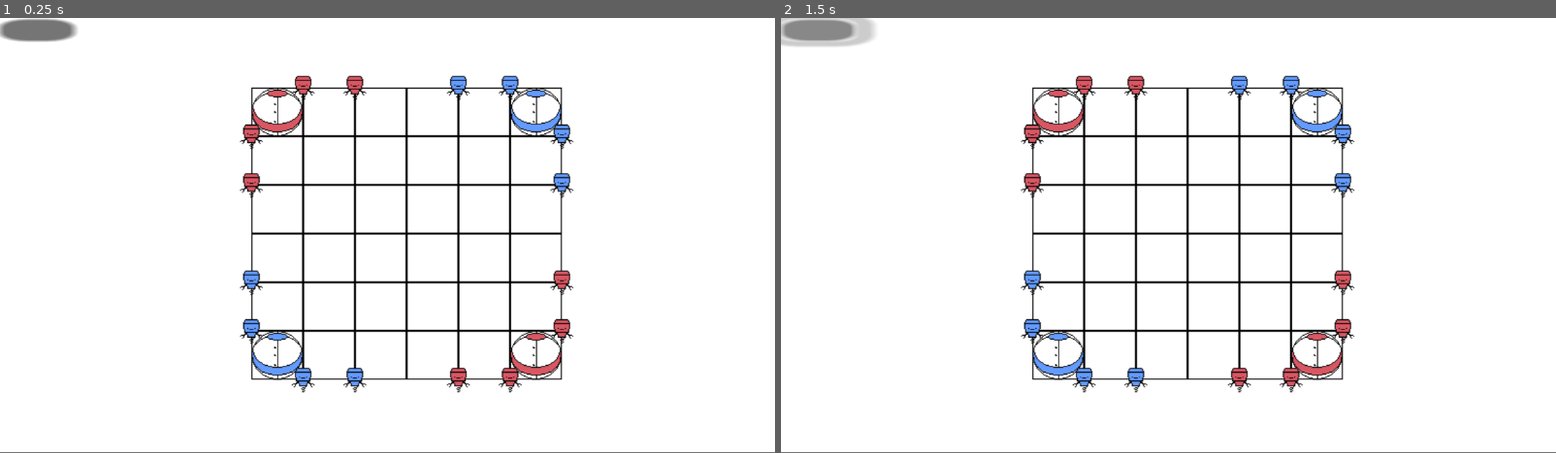
Above: before the commit, frames 1-2 (left to right).
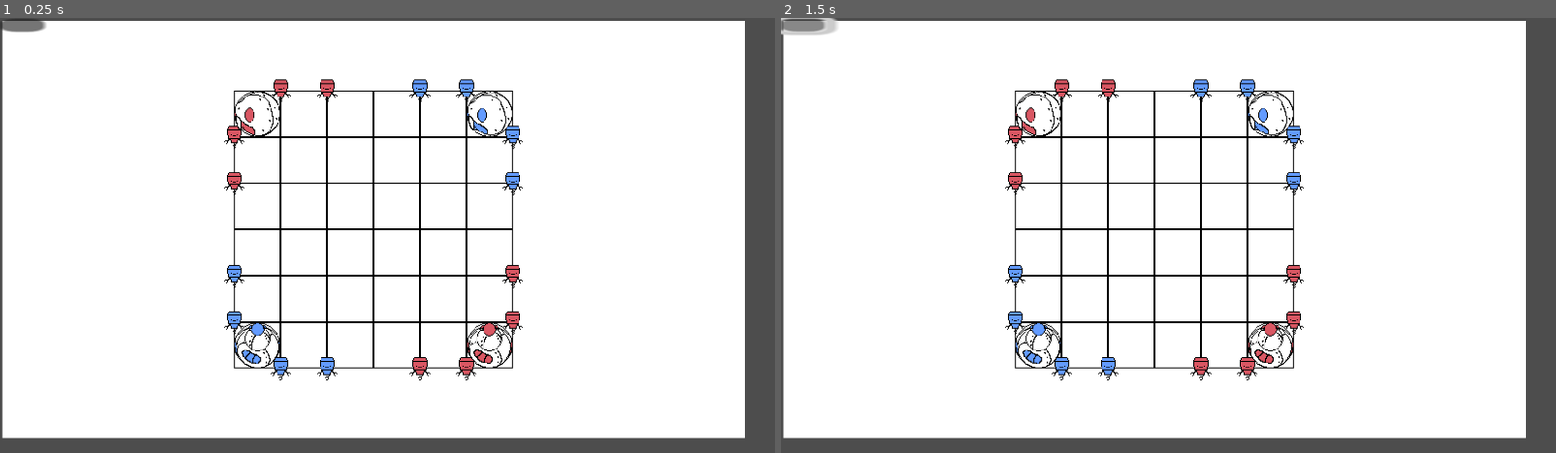
Above: after the commit, the same moments.

Repository: Kumm-feldt/capstone-project
Game: Godot game, scene res://scenes/main/Main.tscn
Two runs of this game, one before a commit and one after it. Both use one fixed random seed, a clock stepped at 60 frames per second and the inputs below.
Inputs (mouse positions are in pixels of both pictures, inside the frame that each line leads up to; where the layout moved, square brackets give the same spot in the first picture):
- Up to frame 1 (0.25 s): no input
- Up to frame 2 (1.5 s): tap Enter at 0.5 s; move the mouse to (1339, 213) at 0.52 s; click (1339, 213) at 0.67 s; click (804, 26) [819, 31] at 1.25 s

The runs differ from the first frame. In frame 1, 18% of the frame differs, in the area x 0-100%, y 0-100%; in frame 2, 18%.

Commit message:
playable version

Diff:
--- a/new-game-project/autoload/GameState.gd
+++ b/new-game-project/autoload/GameState.gd
@@ -60,7 +60,7 @@
 	var to_col = to_c.unicode_at(0) - "a".unicode_at(0)
 
 	var current_pin_to_move = PINS[from_row][from_col]
-
+	print(coordinates)
 	# Validate move
 	if not is_valid_move(from_row, from_col, to_row, to_col, player):
 		print("Invalid move!")
@@ -104,13 +104,14 @@
 			Vector2i(to_col, to_row),
 			player)
 	# Notify GUI of state change
-	emit_signal("board_updated", PINS, COINS)
+	emit_signal("board_updated")
 
 	# Check win condition
 	if check_win_condition():
 		emit_signal("game_over", get_winner())
 		game_active = false
 
+	switch_player()
 	return true
 
 func handle_coin_placement(to_row, to_col, from_row, from_col, player):
@@ -147,6 +148,21 @@
 	PINS[to_row][to_col] = pin
 	PINS[from_row][from_col] = '.'
 
+
+func is_valid_selection(row,col, player):
+	"""Validate if the current selection is legal"""
+	# Bounds check
+	if row < 0 or row >= 7 or col < 0 or col >= 7:
+		print("out of bounds")
+		return false
+	# Check if selection is players pin
+	print("PLAYER: ", PINS[row][col], "Player arg: ", player)
+	if PINS[row][col] != player:
+		print("not a valid since it is not current player")
+		return false
+	return true
+
+
 func is_valid_move(from_row: int, from_col: int, to_row: int, to_col: int, player: String) -> bool:
 	"""Validate if a move is legal"""
 	# Bounds check
@@ -154,7 +170,6 @@
 		return false
 	if to_row < 0 or to_row >= 7 or to_col < 0 or to_col >= 7:
 		return false
-
 	# Check if moving your own pin
 	if PINS[from_row][from_col] != player:
 		return false
@@ -176,7 +191,6 @@
 		var mid_col = from_col + sign(to_col - from_col)
 		var opponent = "x" if player == "o" else "o"
 		return PINS[mid_row][mid_col] == opponent
-
 	return false
 
 func switch_player():
--- a/new-game-project/project.godot
+++ b/new-game-project/project.godot
@@ -18,3 +18,12 @@
 [autoload]
 
 GameState="*res://autoload/GameState.gd"
+
+[display]
+
+window/size/viewport_width=1920
+window/size/viewport_height=1080
+
+[rendering]
+
+textures/canvas_textures/default_texture_filter=0
--- a/new-game-project/scenes/board/Board.gd
+++ b/new-game-project/scenes/board/Board.gd
@@ -3,13 +3,12 @@
 extends Node2D
 
 # ============================================
-# CONFIGURATION - CALIBRATE THESE VALUES
-# ============================================
-# Measure these from your board.png using an image editor
-
-# Board image dimensions (your board.png size)
-const BOARD_WIDTH = 800  # UPDATE THIS
-const BOARD_HEIGHT = 450  # UPDATE THIS
+# CONFIGURATION
+# ============================================
+
+# Board image dimensions
+const BOARD_WIDTH = 800
+const BOARD_HEIGHT = 450
 
 # Octagon (coin space) measurements
 const FIRST_OCTAGON_X = 275  # X pixel position of COINS[0][0] center
@@ -57,13 +56,13 @@
 	"""Configure the background board image"""
 	board_sprite.texture = preload("res://sprites/board/board.png")
 	board_sprite.centered = true
-	#board_sprite.position = Vector2(960, 540)  # Center of 1920x1080
+	#board_sprite.position = Vector2(0, 0)  # Center of 1920x1080
 
 func connect_signals():
 	"""Connect to GameState signals"""
-	#GameState.connect("board_updated", _on_board_updated)
+	GameState.connect("board_updated", _on_board_updated)
 	#GameState.connect("pin_moved", _on_pin_moved)
-	#GameState.connect("pin_jumped", _on_pin_jumped)
+	GameState.connect("pin_jumped", _on_pin_jumped)
 	#GameState.connect("coin_placed", _on_coin_placed)
 	#GameState.connect("coin_flipped", _on_coin_flipped)
 
@@ -140,9 +139,8 @@
 
 func screen_to_pin_array(screen_pos: Vector2) -> Vector2i:
 	"""Convert mouse click to PINS array indices"""
-	var board_top_left = board_sprite.position - Vector2(BOARD_WIDTH / 2, BOARD_HEIGHT / 2)
+	var board_top_left = board_sprite.position - Vector2(BOARD_WIDTH/2, BOARD_HEIGHT/2)
 	var relative = screen_pos - board_top_left
-
 	var col = round((relative.x - FIRST_PIN_X) / PIN_SPACING_X)
 	var row = round((relative.y - FIRST_PIN_Y) / PIN_SPACING_Y)
 
@@ -153,8 +151,48 @@
 # ============================================
 # INPUT HANDLING
 # ============================================
-
-
+func _unhandled_input(event):
+	if event is InputEventMouseButton and event.pressed and event.button_index == MOUSE_BUTTON_LEFT:		# Get the global mouse position (relative to the top-left corner of the screen)
+		var click_position: Vector2 = get_global_mouse_position()
+		var local_mouse_pos = to_local(click_position)
+		var clicked_pin = screen_to_pin_array(local_mouse_pos)
+
+		if selected_pin.x < 0:
+			handle_first_click(clicked_pin)
+		else:
+			handle_second_click(clicked_pin)
+
+
+
+func handle_first_click(clicked_pin: Vector2i):
+	if GameState.is_valid_selection(clicked_pin.y,clicked_pin.x,  GameState.current_player):
+		selected_pin = clicked_pin
+	else:
+		print("first click incorrectly: ", clicked_pin)
+
+
+func handle_second_click(clicked_pin: Vector2i):
+	print("Second click: trying to move to ", clicked_pin)
+	var coord_f = array_to_notation(selected_pin.y, selected_pin.x)
+	var coord = coord_f + array_to_notation(clicked_pin.y, clicked_pin.x)
+	if GameState.move_pin(coord, GameState.current_player):
+		print("Attempt move Succesfully")
+
+	else:
+		print("Failed")
+	# Always deselect after second click (whether move succeeded or not)
+	deselect_pin()
+
+func deselect_pin():
+	"""Clear pin selection"""
+	selected_pin = Vector2i(-1, -1)
+
+
+func array_to_notation(row: int, col: int) -> String:
+	print("row: ", row, "col: ", col)
+	"""Convert array indices to chess notation (a1, b2, etc.)"""
+	var letter = char('a'.unicode_at(0) + col)
+	return letter + str(row + 1)
 # ============================================
 # VISUAL FEEDBACK
 # ============================================
@@ -167,3 +205,10 @@
 # ============================================
 # SIGNAL HANDLERS
 # ============================================
+func _on_board_updated():
+	""" update board """
+	render_board()
+
+func _on_pin_jumped(from_pos: Vector2i, to_pos: Vector2i, removed_pos: Vector2i, player: String):
+	"""Add animations"""
+	print("Animation")
--- a/new-game-project/scenes/board/Board.tscn
+++ b/new-game-project/scenes/board/Board.tscn
@@ -1,13 +1,41 @@
-[gd_scene load_steps=3 format=3 uid="uid://cbswfivt2mw2u"]
+[gd_scene load_steps=7 format=3 uid="uid://cbswfivt2mw2u"]
 
 [ext_resource type="Script" uid="uid://bwnnyjucrngdi" path="res://scenes/board/Board.gd" id="1_6puts"]
 [ext_resource type="Texture2D" uid="uid://btsbtewfmlqr" path="res://sprites/board/board.png" id="2_4vko3"]
+[ext_resource type="Texture2D" uid="uid://dyyiqueixw3t4" path="res://sprites/coins/snakeHeadRed.png" id="3_kmmm1"]
+[ext_resource type="Texture2D" uid="uid://cuaiqpittgdxl" path="res://sprites/coins/snakeTailRed.png" id="4_vgpvj"]
+[ext_resource type="Texture2D" uid="uid://n7qshm7jc6v7" path="res://sprites/coins/snakeHeadBlue.png" id="5_l0jo7"]
+[ext_resource type="Texture2D" uid="uid://b3v5i0u4fph2m" path="res://sprites/coins/snakeTailBlue.png" id="6_0kj62"]
 
 [node name="Board" type="Node2D"]
-position = Vector2(599, 310)
 scale = Vector2(1.538346, 1.4494684)
 script = ExtResource("1_6puts")
 
 [node name="BoardSprite" type="Sprite2D" parent="."]
-position = Vector2(12, 7)
+position = Vector2(402.3802, 228.35956)
+scale = Vector2(1, 0.9999999)
 texture = ExtResource("2_4vko3")
+
+[node name="HeadPlayer1Sprite" type="Sprite2D" parent="."]
+z_index = 5
+position = Vector2(278.87094, 103.48622)
+scale = Vector2(0.93709165, 0.95245945)
+texture = ExtResource("3_kmmm1")
+
+[node name="TailPlayer1Sprite" type="Sprite2D" parent="."]
+z_index = 5
+position = Vector2(527.1896, 355.30273)
+scale = Vector2(0.91295195, 0.9129518)
+texture = ExtResource("4_vgpvj")
+
+[node name="HeadPlayer2Sprite" type="Sprite2D" parent="."]
+z_index = 5
+position = Vector2(529.1397, 103.48622)
+scale = Vector2(0.92802024, 0.9280201)
+texture = ExtResource("5_l0jo7")
+
+[node name="TailPlayer2Sprite" type="Sprite2D" parent="."]
+z_index = 5
+position = Vector2(277.57083, 355.30267)
+scale = Vector2(0.91931415, 0.919314)
+texture = ExtResource("6_0kj62")
--- a/new-game-project/scenes/main/Main.tscn
+++ b/new-game-project/scenes/main/Main.tscn
@@ -7,7 +7,7 @@
 script = ExtResource("1_u1xfj")
 
 [node name="Board" parent="." instance=ExtResource("2_nha0i")]
-position = Vector2(586, 311)
+scale = Vector2(2.3, 2.3)
 
 [node name="CanvasLayer" type="CanvasLayer" parent="."]
 
Binary file added: new-game-project/sprites/coins/snakeHeadBlue.png
Not shown, added: new-game-project/sprites/coins/snakeHeadBlue.png.import
Binary file added: new-game-project/sprites/coins/snakeHeadRed.png
Not shown, added: new-game-project/sprites/coins/snakeHeadRed.png.import
Binary file added: new-game-project/sprites/coins/snakeTailBlue.png
Not shown, added: new-game-project/sprites/coins/snakeTailBlue.png.import
Binary file added: new-game-project/sprites/coins/snakeTailRed.png
Not shown, added: new-game-project/sprites/coins/snakeTailRed.png.import
Not shown, changed: new-game-project/sprites/coins/.DS_Store
